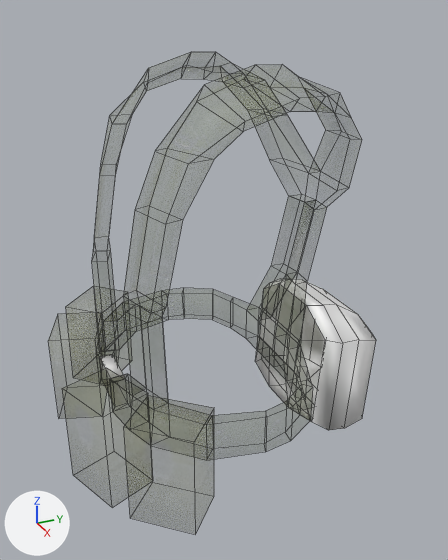
The FBX model project/Shark and Peach's Military Uniform Improvements/contents/mods/SMUI/media/models_x/skinned/clothes/M_MilitaryWebbingBag.fbx, before and after one commit.
One viewpoint serves both versions: a 50 mm lens placed at (0.00413, -0.00151, 0.00852), pointed at (0.00008, 0.00031, 0.00649). Every picture has the same lights, and +X, +Y and +Z are marked at lower left. Mesh edges are drawn as thin lines. Where no turn or scale is listed for an object, it has been applied to the vertices. Vertices at the same position are counted once.
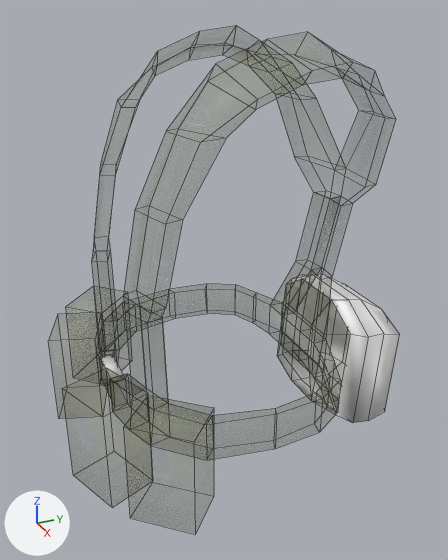
The newer file is also turned or shifted as a whole; pictures and numbers use the older file's frame.

Location of each change, [x1, y1, x2, y2] in pixels of the pictures (448 x 560 px; the box of a moved part takes in the faces that stretch with it):
'Circle.006', reshaped (8% wider): before [94, 65, 376, 431]; after [94, 43, 400, 423]
part 1 of me_circle_006, moved or reshaped: before [256, 279, 376, 430]; after [277, 275, 400, 423]
part 2 of me_circle_006, moved or reshaped: before [101, 65, 315, 431]; after [101, 43, 348, 421]

Patch to the scene script:
```diff
--- a/project/Shark and Peach's Military Uniform Improvements/contents/mods/SMUI/media/models_x/skinned/clothes/M_MilitaryWebbingBag.fbx.py
+++ b/project/Shark and Peach's Military Uniform Improvements/contents/mods/SMUI/media/models_x/skinned/clothes/M_MilitaryWebbingBag.fbx.py
@@ me_circle_006 @@
 # used by ob_circle_006; location = (0.0, 0.0, 0.0)
-me_circle_006.from_pydata(...)  # 286 vertices, 279 faces; spans x -0.00124..0.00127, y -0.00105..0.00159, z 0.0051..0.00814
+me_circle_006.from_pydata(...)  # 286 vertices, 279 faces; spans x -0.00124..0.00127, y -0.00105..0.00183, z 0.0051..0.00831
+# me_circle_006 part 1: the loose piece of 48 vertices spanning x -0.00065..0.00064, y 0.00085..0.00159, z 0.0051..0.0062 is moved by (0.0, 0.00024, 0.0)
+# me_circle_006 part 2: 123 of 286 vertices moved; they spanned x -0.00109..0.00109, y -0.00034..0.00119, z 0.00562..0.00814 and now span x -0.00109..0.00109, y -0.00026..0.00143, z 0.00562..0.00831; mean shift (0.0, 0.0002, 0.00006); largest move (0.00073, 0.00093, 0.00766) -> (0.00073, 0.00119, 0.00778)
 me_circle_006.materials.append(mat_material_002)
```
